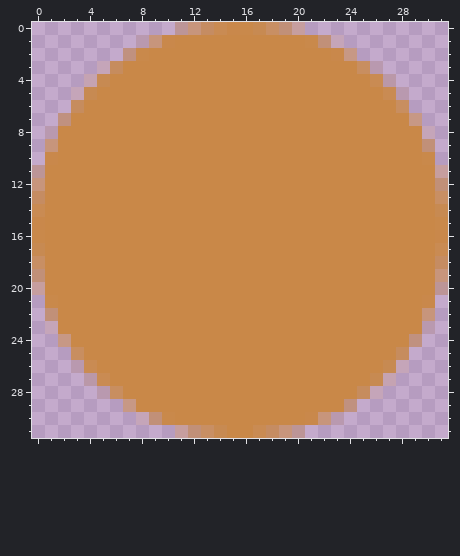
A pixel-art sprite gets an edit: data/bullet.png. Above, as it was before the edit.
The file is 32x32 pixels. Pixels under 10% opacity are left out. Colours within 5 levels of each other are drawn and written as one.
After the commit:
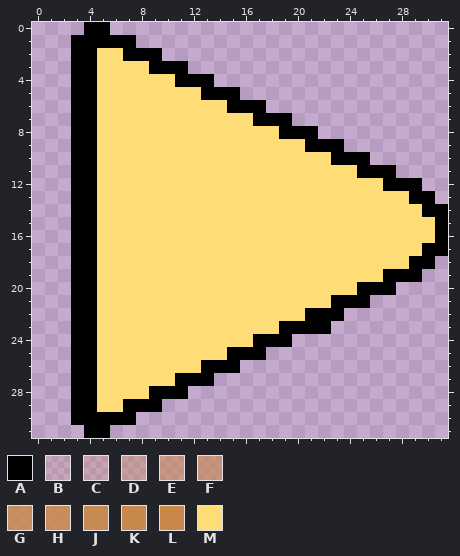
Palette (. is transparent): A #000000  B #c9884824  C #c9884832  D #c9884857  E #c9884889  F #c988489a  G #c98848c8  H #c98848d1  J #c98848ea  K #c98848f9  L #c98848  M #ffdd76
What changed:
Changed rows in their new state; - is an unchanged pixel.
first column x 0:
 0 ----AA-----..........-----------
 1 ---AAAAA................--------
 2 ---AAMMAAA...............-------
 3 ---AAMMMMAAA...............-----
 4 ---AAMMMMMMAAA..............----
 5 ---AAMMMMMMMMAAA.............---
 6 ---AAMMMMMMMMMMAAA...........---
 7 --.AAMMMMMMMMMMMMAAA..........--
 8 -..AAMMMMMMMMMMMMMMAAA.........-
 9 -..AAMMMMMMMMMMMMMMMMAAA.......-
10 -..AAMMMMMMMMMMMMMMMMMMAAA.....-
11 ...AAMMMMMMMMMMMMMMMMMMMMAAA....
12 ...AAMMMMMMMMMMMMMMMMMMMMMMAAA..
13 ...AAMMMMMMMMMMMMMMMMMMMMMMMMAA.
14 ...AAMMMMMMMMMMMMMMMMMMMMMMMMMAA
15 ...AAMMMMMMMMMMMMMMMMMMMMMMMMMMA
16 ...AAMMMMMMMMMMMMMMMMMMMMMMMMMMA
17 ...AAMMMMMMMMMMMMMMMMMMMMMMMMMAA
18 ...AAMMMMMMMMMMMMMMMMMMMMMMMMAA.
19 ...AAMMMMMMMMMMMMMMMMMMMMMMAAA..
20 ...AAMMMMMMMMMMMMMMMMMMMMAAA....
21 -..AAMMMMMMMMMMMMMMMMMMAAA.....-
22 -..AAMMMMMMMMMMMMMMMMAAA.......-
23 -..AAMMMMMMMMMMMMMMAAAA........-
24 --.AAMMMMMMMMMMMMAAA..........--
25 ---AAMMMMMMMMMMAAA...........---
26 ---AAMMMMMMMMAAA.............---
27 ---AAMMMMMMAAA..............----
28 ---AAMMMMAAA...............-----
29 ---AAMMAAA...............-------
30 ---AAAAA................--------
31 ----AA-----..........-----------
Pixel boxes of the changes (left, top, right, bottom) in both pictures:
changed: (32, 22, 448, 438)
